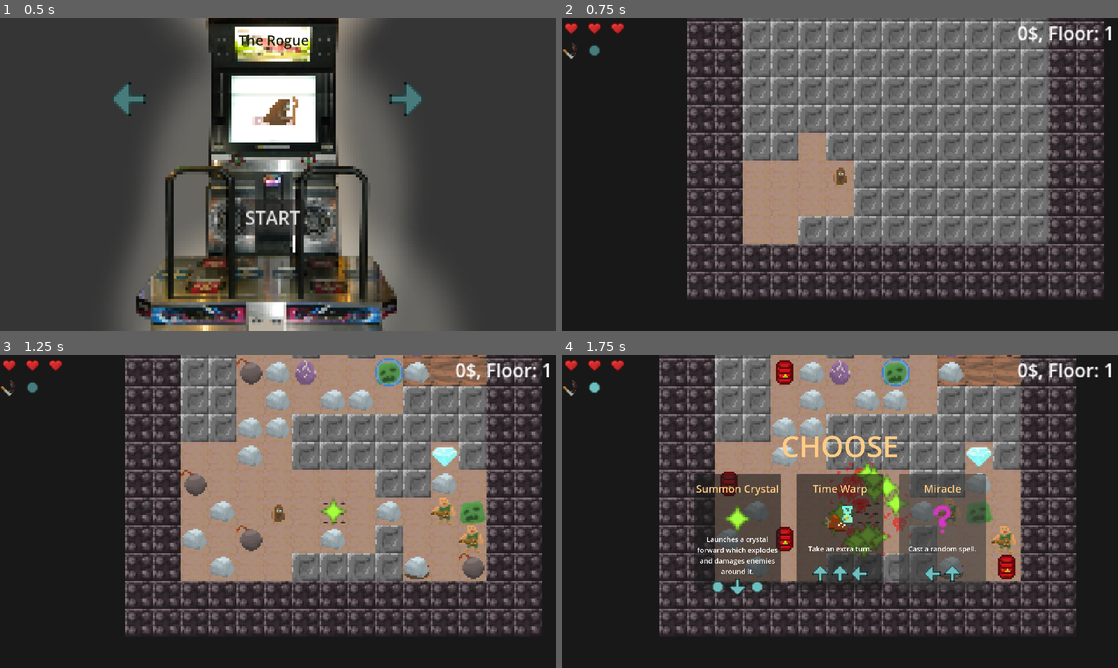
Above: before the commit, frames 1-4 (two rows, left to right).
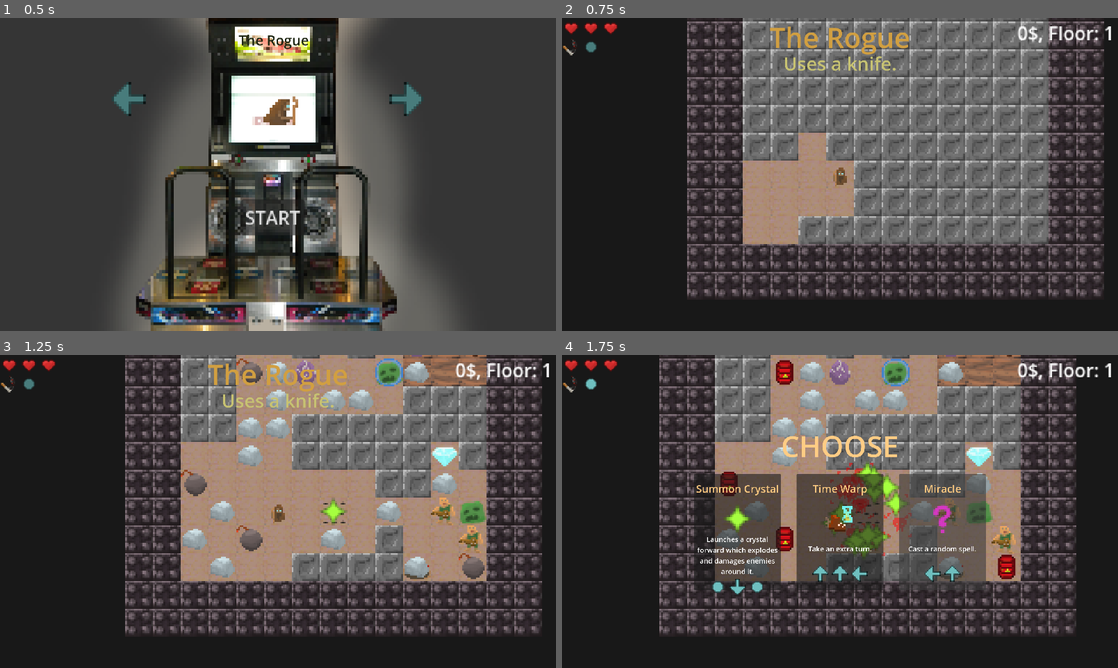
Above: after the commit, the same moments.

Repository: beppep/newDanceMage
Game: Godot game, scene res://scenes/character_select.tscn
Same seed, same stepped clock (60 frames per second), same inputs: the game is played once before the commit and once after it.
Inputs (mouse positions are in pixels of both pictures, inside the frame that each line leads up to):
- Up to frame 1 (0.5 s): no input
- Up to frame 2 (0.75 s): click "START" at 0.5 s
- Up to frame 3 (1.25 s): no input
- Up to frame 4 (1.75 s): move the mouse to (962, 495) at 1.27 s; hold Right (move_right) from 1.28 s (still down); tap Space (move_nowhere) at 1.35 s; click (962, 495) at 1.42 s

Frame 1 is identical in both runs. In frame 2, 1.2% of the frame differs, in the area x 0-63%, y 1-17%; in frame 3, 1.2%; in frame 4, 0.3%.

Commit message:
item ui

Diff:
--- a/assets/resources/items/bomb_immune.tres
+++ b/assets/resources/items/bomb_immune.tres
@@ -1,6 +1,6 @@
 [gd_resource type="Resource" script_class="ItemResource" load_steps=3 format=3 uid="uid://ie51qadvvrkr"]
 
-[ext_resource type="Texture2D" uid="uid://b83rq3o5syv10" path="res://assets/sprites/units/tnt2.png" id="1_kn7gf"]
+[ext_resource type="Texture2D" uid="uid://dbhu7yxoqeivh" path="res://assets/sprites/items/bomb_immune.png" id="1_kn7gf"]
 [ext_resource type="Script" uid="uid://bql1e6egobbiv" path="res://scripts/ItemResource.gd" id="2_415jc"]
 
 [resource]
--- a/assets/resources/items/heart.tres
+++ b/assets/resources/items/heart.tres
@@ -9,4 +9,5 @@
 dev_name = "heart"
 image = ExtResource("1_ib0hp")
 description = "Gain an additional heart."
+stackable = true
 metadata/_custom_type_script = "uid://bql1e6egobbiv"
--- /dev/null
+++ b/assets/resources/items/recipe_shuffler.tres
@@ -0,0 +1,13 @@
+[gd_resource type="Resource" script_class="ItemResource" load_steps=3 format=3 uid="uid://bxf7af4jb8ew"]
+
+[ext_resource type="Texture2D" uid="uid://ch316qilrxdui" path="res://assets/sprites/items/enigma.png" id="1_u3hlc"]
+[ext_resource type="Script" uid="uid://bql1e6egobbiv" path="res://scripts/ItemResource.gd" id="2_kq587"]
+
+[resource]
+script = ExtResource("2_kq587")
+name = "Enigma"
+dev_name = "recipe_shuffler"
+image = ExtResource("1_u3hlc")
+description = "Shuffles Your Dances."
+stackable = true
+metadata/_custom_type_script = "uid://bql1e6egobbiv"
--- a/assets/resources/spells/fireball_spell.tres
+++ b/assets/resources/spells/fireball_spell.tres
@@ -9,10 +9,6 @@
 script = ExtResource("2_rs7kg")
 metadata/_custom_type_script = "uid://val26tm8c0s5"
 
-[sub_resource type="Resource" id="Resource_0bs5b"]
-script = ExtResource("2_rs7kg")
-metadata/_custom_type_script = "uid://val26tm8c0s5"
-
 [resource]
 script = ExtResource("1_eoktn")
 name = "Fireball"
@@ -20,5 +16,5 @@
 description = "Shoot a fireball forwards."
 dance_length = 2
 spell_script = ExtResource("1_4wxvt")
-recipe = Array[ExtResource("2_rs7kg")]([SubResource("Resource_rs7kg"), SubResource("Resource_0bs5b")])
+recipe = Array[ExtResource("2_rs7kg")]([SubResource("Resource_rs7kg")])
 metadata/_custom_type_script = "uid://bol1wrrtmnshn"
--- a/scenes/main_ui.tscn
+++ b/scenes/main_ui.tscn
@@ -17,6 +17,14 @@
 
 [sub_resource type="LabelSettings" id="LabelSettings_e6fyy"]
 font_size = 48
+
+[sub_resource type="LabelSettings" id="LabelSettings_scoti"]
+font_size = 96
+font_color = Color(0.82, 0.62197, 0.2542, 1)
+
+[sub_resource type="LabelSettings" id="LabelSettings_i1gbh"]
+font_size = 64
+font_color = Color(0.78039217, 0.7607843, 0.44705883, 1)
 
 [node name="CanvasLayer" type="CanvasLayer"]
 script = ExtResource("1_2ppmm")
@@ -144,7 +152,7 @@
 [node name="cost" type="Label" parent="Shop/UpgradeButton/VBoxContainer"]
 custom_minimum_size = Vector2(100, 100)
 layout_mode = 2
-text = "$10"
+text = "Click an arrow"
 label_settings = SubResource("LabelSettings_e6fyy")
 horizontal_alignment = 1
 vertical_alignment = 1
@@ -211,7 +219,7 @@
 [node name="cost" type="Label" parent="Shop/UpgradeButton2/VBoxContainer"]
 custom_minimum_size = Vector2(100, 100)
 layout_mode = 2
-text = "$10"
+text = "to see the price."
 label_settings = SubResource("LabelSettings_e6fyy")
 horizontal_alignment = 1
 vertical_alignment = 1
@@ -227,5 +235,56 @@
 mouse_filter = 2
 texture = ExtResource("3_e6fyy")
 
+[node name="PickupInfo" type="Control" parent="."]
+layout_mode = 3
+anchors_preset = 5
+anchor_left = 0.5
+anchor_right = 0.5
+offset_left = -300.0
+offset_right = 300.0
+offset_bottom = 200.0
+grow_horizontal = 2
+
+[node name="PickupName" type="Label" parent="PickupInfo"]
+layout_mode = 1
+anchors_preset = 5
+anchor_left = 0.5
+anchor_right = 0.5
+offset_left = -242.0
+offset_right = 242.0
+offset_bottom = 88.0
+grow_horizontal = 2
+text = "Some Cool Item"
+label_settings = SubResource("LabelSettings_scoti")
+horizontal_alignment = 1
+
+[node name="PickupDescription" type="Label" parent="PickupInfo"]
+layout_mode = 1
+anchors_preset = 7
+anchor_left = 0.5
+anchor_top = 1.0
+anchor_right = 0.5
+anchor_bottom = 1.0
+offset_left = -330.5
+offset_top = -88.0
+offset_right = 330.5
+grow_horizontal = 2
+grow_vertical = 0
+text = "Does something cool."
+label_settings = SubResource("LabelSettings_i1gbh")
+horizontal_alignment = 1
+vertical_alignment = 1
+
+[node name="Items" type="GridContainer" parent="."]
+custom_minimum_size = Vector2(128, 128)
+anchors_preset = 1
+anchor_left = 1.0
+anchor_right = 1.0
+offset_left = -128.0
+offset_top = 100.0
+offset_bottom = 228.0
+grow_horizontal = 0
+columns = 3
+
 [connection signal="pressed" from="Shop/UpgradeButton/Button" to="." method="_on_upgrade_button_pressed"]
 [connection signal="pressed" from="Shop/UpgradeButton2/Button" to="." method="_on_upgrade_button_2_pressed"]
--- a/scripts/ItemResource.gd
+++ b/scripts/ItemResource.gd
@@ -9,6 +9,7 @@
 @export var description: String = "Does something cool"
 @export var price: int = 4
 @export var pickup_script: Script
+@export var stackable = false
 
 func pickup(player : Player): #useless?
 	player.items[name] = player.items.get(dev_name, 0) + 1
--- a/scripts/item.gd
+++ b/scripts/item.gd
@@ -2,6 +2,8 @@
 class_name Item
 
 @onready var world : World = $"/root/World"
+
+#signal item_picked_up #how to connect for each new item? using coupling instead as usual lol.
 
 var item_resource : ItemResource
 var tween: Tween
@@ -16,12 +18,24 @@
 
 
 
-
 func pick_up(_player : Player):
-	get_path()
+	#get_path()
 	_player.items[item_resource.dev_name] = _player.items.get(item_resource.dev_name, 0) + 1
+	_player.displayed_items.append(item_resource)
 	match item_resource.dev_name:
 		"heart":
 			_player.max_health += 1
 			_player.health += 1
+			_player.health_changed.emit()
+		"recipe_shuffler":
+			var _all_recipes = []
+			for spell in _player.spell_book:
+				_all_recipes.append(spell.recipe)
+			_all_recipes.shuffle()
+			for spell in _player.spell_book:
+				spell.recipe = _all_recipes.pop_back()
+			world.main_ui._on_spells_changed()
+
+	#item_picked_up.emit(item_resource)
+	world.main_ui._on_item_picked_up(item_resource)
 	queue_free()
--- a/scripts/items.gd
+++ b/scripts/items.gd
@@ -3,7 +3,7 @@
 
 @onready var world = get_parent()
 
-const ALL_ITEM_PATHS : Array = [
+var ALL_ITEM_PATHS : Array = [
 	"res://assets/resources/items/bomb_immune.tres",
 	"res://assets/resources/items/exploding_rocks.tres",
 	"res://assets/resources/items/heart.tres",
@@ -11,6 +11,7 @@
 	"res://assets/resources/items/walk_damage.tres",
 	"res://assets/resources/items/strange_spoon.tres",
 	"res://assets/resources/items/metal_shoe.tres",
+	"res://assets/resources/items/recipe_shuffler.tres",
 ]
 
 
@@ -31,11 +32,17 @@
 
 
 func spawn_random_item_at(loc):
-	var item_resource: ItemResource = load(ALL_ITEM_PATHS.pick_random())
+	var item_path = ALL_ITEM_PATHS.pick_random()
+	var item_resource: ItemResource = load(item_path)
 	var item_node = Item.new()
 	item_node.item_resource = item_resource
 	var sprite_node = Sprite2D.new()
+	sprite_node.texture = item_resource.image
+	item_node.position = World.loc_to_pos(loc)
+	item_node.location = loc
 	item_node.add_child(sprite_node)
-	sprite_node.texture = item_resource.image
-	item_node.location = loc
 	add_child(item_node)
+
+	if not item_resource.stackable:
+		ALL_ITEM_PATHS.erase(item_path)
+		#print("remianing items : ", ALL_ITEM_PATHS.size())
--- a/scripts/main_scene.gd
+++ b/scripts/main_scene.gd
@@ -5,6 +5,7 @@
 
 @onready var units: Units = $Level/Units
 @onready var items: Items = $Items
+@onready var main_ui: MainUI = $MainUI
 @onready var wall_tilemap : TileMapLayer = $Level/TileMapLayerWalls
 @onready var floor_tilemap : TileMapLayer = $Level/TileMapLayerFloor
 @onready var ground_tilemap : TileMapLayer = $Level/TileMapLayerGround
@@ -30,6 +31,8 @@
 	for child in units.get_children():
 		if child != player:
 			child.queue_free()
+	for item in items.get_children():
+		item.queue_free()
 
 	$map_generator.generate_map()
 	#units.start() # DONT!! Then it will run multiple instances of turn order (!!?!)
--- a/scripts/main_ui.gd
+++ b/scripts/main_ui.gd
@@ -5,8 +5,10 @@
 @onready var player: Player = $"/root/World/Level/Units/Player"
 @onready var health_container := $VBoxContainer/Health
 @onready var spell_container := $VBoxContainer/Spells
+@onready var item_container := $Items
 @onready var upgrade_button := $Shop/UpgradeButton
 @onready var damage_flash := $DamageFlash
+@onready var pickup_info = $PickupInfo
 
 
 @onready var spell_card_scene := preload("res://scenes/spell_card.tscn")
@@ -21,6 +23,8 @@
 const wildcard_arrow_texture := preload("res://assets/sprites/ui/wildcard.png")
 const dark_wildcard_arrow_texture := preload("res://assets/sprites/ui/darkwildcard.png")
 
+const UI_TILE_SIZE = 64
+
 var arrow_textures
 var dark_arrow_textures
 
@@ -31,7 +35,6 @@
 
 # Called when the node enters the scene tree for the first time.
 func _ready() -> void:
-
 
 	arrow_textures = [arrow_texture]
 	dark_arrow_textures = [dark_arrow_texture]
@@ -52,7 +55,8 @@
 
 	_on_health_changed()
 	_on_spells_changed()
-	$VBoxContainer.scale = Vector2(4, 4)
+	#$VBoxContainer.scale = Vector2(4, 4)
+	#item_container.scale = Vector2(4, 4)
 
 
 func show_card_reward(spells, recipes):
@@ -84,15 +88,22 @@
 	for i in range(player.max_health):
 		var heart = TextureRect.new()
 		heart.texture = heart_texture if i < player.health else dark_heart_texture
-		heart.expand_mode = TextureRect.EXPAND_KEEP_SIZE
-		heart.stretch_mode = TextureRect.STRETCH_KEEP_ASPECT_CENTERED
+		heart.custom_minimum_size = Vector2i(UI_TILE_SIZE,UI_TILE_SIZE)
 		health_container.add_child(heart)
 	if player.shield:
 		var shield = TextureRect.new()
 		shield.texture = SHIELD_TEXTURE
-		shield.expand_mode = TextureRect.EXPAND_KEEP_SIZE
-		shield.stretch_mode = TextureRect.STRETCH_KEEP_ASPECT_CENTERED
+		shield.custom_minimum_size = Vector2i(UI_TILE_SIZE,UI_TILE_SIZE)
 		health_container.add_child(shield)
+
+func _on_items_changed():
+	for child in item_container.get_children():
+		child.queue_free()
+	for item_res in player.displayed_items:
+		var item = TextureRect.new()
+		item.texture = item_res.image
+		item.custom_minimum_size = Vector2i(UI_TILE_SIZE,UI_TILE_SIZE)
+		item_container.add_child(item)
 
 func _on_spells_changed(shop_version = false):
 	"""
@@ -111,8 +122,8 @@
 
 		var spell_icon = TextureButton.new()
 		spell_icon.texture_normal = player.spell_book[i].image
-		#spell_icon.expand_mode = TextureRect.EXPAND_KEEP_SIZE
-		#spell_icon.stretch_mode = TextureRect.STRETCH_KEEP_ASPECT_CENTERED
+		spell_icon.custom_minimum_size = Vector2i(UI_TILE_SIZE,UI_TILE_SIZE)
+		spell_icon.stretch_mode = TextureButton.STRETCH_KEEP_ASPECT_CENTERED
 		spell_HBox.add_child(spell_icon)
 
 		var alignment = player.check_recipe_alignment(player.spell_book[i])
@@ -139,6 +150,7 @@
 
 			if x==alignment-1 and not shop_version:
 				flash_icon(arrow)
+			arrow.custom_minimum_size = Vector2i(UI_TILE_SIZE,UI_TILE_SIZE)
 			arrow.stretch_mode = TextureButton.STRETCH_KEEP_ASPECT_CENTERED
 			spell_HBox.add_child(arrow)
 			arrow.pressed.connect(_on_arrow_icon_pressed.bind(i, x))
@@ -195,7 +207,11 @@
 			_on_health_changed()
 
 
-
+func _on_item_picked_up(item_resource : ItemResource):
+	pickup_info.get_node("PickupName").text = item_resource.name
+	pickup_info.get_node("PickupDescription").text = item_resource.description
+	pickup_info.show()
+	_on_items_changed()
 
 func flash_damage():
 	damage_flash.visible = true
--- a/scripts/map_generation.gd
+++ b/scripts/map_generation.gd
@@ -97,7 +97,7 @@
 	_create_unit_at(Vector2i(1,0), knight_scene)
 	_create_unit_at(Vector2i(2,0), bishop_scene)
 	_create_unit_at(Vector2i(3,0), rook_scene)
-	# here is the staircase aka king
+	_create_unit_at(Vector2i(4,0), chest_scene)
 	_create_unit_at(Vector2i(5,0), bishop_scene)
 	_create_unit_at(Vector2i(6,0), knight_scene)
 	_create_unit_at(Vector2i(7,0), rook_scene)
@@ -124,6 +124,8 @@
 
 	var PLAYER_SPAWN = Vector2i(randi_range(-ARENA_SIZE,ARENA_SIZE), randi_range(-1,1)*ARENA_SIZE)
 	world.player.teleport_to(PLAYER_SPAWN)
+
+	_create_unit_at(Vector2i(randi_range(-ARENA_SIZE, ARENA_SIZE), -ARENA_SIZE), chest_scene)
 
 	# EGGS
 	var random_pos = Vector2i(randi_range(-ARENA_SIZE, ARENA_SIZE), randi_range(-ARENA_SIZE, ARENA_SIZE))
@@ -233,7 +235,7 @@
 	randomwalk_loc = _find_wall(MAPSIZE_X, MAPSIZE_Y)
 	randomwalk_to_air(randomwalk_loc, MAPSIZE_X, MAPSIZE_Y)
 	_paint_area(wall_tilemap, randomwalk_loc+Vector2i(-1,-1), randomwalk_loc+Vector2i(1,1), -1)
-	if world.current_floor < 2 or randf()<0.5:
+	if world.current_floor <= 2 or randf()<0.5:
 		_create_unit_at(randomwalk_loc, crystal_scene) # after putting air
 	else:
 		_create_unit_at(randomwalk_loc, chest_scene)
@@ -323,17 +325,12 @@
 			random_room_pos = Vector2i(randi_range(-MAPSIZE_X+1, MAPSIZE_Y-1), randi_range(-MAPSIZE_X+1, MAPSIZE_Y-1))
 		_create_spell_room(random_room_pos)
 
-	# STARTING ROOM
-	#_create_room(Vector2i(-2,-2),Vector2i(2,2))
-	#wall_tilemap.set_cell(Vector2i(2, 0), -1 , Vector2i(0, 0))
-	#_paint_area(wall_tilemap, Vector2i(1, 0), Vector2i(4, 0), -1)
-	#_create_rock_at(Vector2i(2, 0))
 	print(world.player.location)
 	_paint_area(wall_tilemap, world.player.location + Vector2i(-1, -1), world.player.location + Vector2i(1, 1), -1)
 
 	# ROCKS
 	var random_pos
-	for i in range(MAPSIZE_X**2):
+	for i in range(MAPSIZE_X):
 		random_pos = Vector2i(randi_range(-MAPSIZE_X, MAPSIZE_X), randi_range(-MAPSIZE_Y, MAPSIZE_Y))
 		if (random_pos-PLAYER_SPAWN).length() > 1:
 			_create_unit_at(random_pos, rock_scene)
@@ -351,11 +348,11 @@
 		random_pos = Vector2i(randi_range(-MAPSIZE_X, MAPSIZE_X), randi_range(-MAPSIZE_Y, 0))
 	ground_tilemap.set_cell(random_pos, tile_ids["STAIRS"] , Vector2i(0, 0))
 
-	# DIAMOND
+	# CHEST
 	random_pos = Vector2i(randi_range(-MAPSIZE_X, MAPSIZE_X), randi_range(-MAPSIZE_Y, 0))
 	while not world.is_empty(random_pos) or Vector2(random_pos - world.player.location).length()<MAPSIZE_Y*0.7:
 		random_pos = Vector2i(randi_range(-MAPSIZE_X, MAPSIZE_X), randi_range(-MAPSIZE_Y, 0))
-	floor_tilemap.set_cell(random_pos, tile_ids["DIAMOND"] , Vector2i(0, 0))
+	_create_unit_at(random_pos, chest_scene)
 
 func _create_borders(start_x, end_x, start_y, end_y):
 	_paint_area(wall_tilemap, Vector2i(start_x-2,start_y-2),Vector2i(start_x-1,end_y+2), tile_ids["OBSIDIAN"]) # left wall
--- a/scripts/player.gd
+++ b/scripts/player.gd
@@ -2,6 +2,8 @@
 class_name Player
 
 var stab_spell = load("res://assets/resources/spells/stab_spell.tres")
+
+const CHEAT = 0
 
 var locked_spell_paths : Array[String] = [ # i had issues trying to keep the spellresources in a typed array. for some reason preload returns like a weird reference instead of a SpellResource
 	"res://assets/resources/spells/beamstar_spell.tres",
@@ -29,11 +31,13 @@
 
 var buffered_input = null
 var move_history: Array[Vector2i] = []
+var spell_book_max = 8 # not implemented
 #var recipe_book: Array = [Globals.selected_character.starting_dance]
 var spell_book: Array[SpellResource] = [Globals.selected_character.starting_spell.duplicate()]
 #var upgrade_count_book = [0]
 var diamonds = 0
-var items = {"walk_damage":0, "push":0, "four_way_shot":0}
+var items = {}
+var displayed_items = [] # maybe there should only be one items list, but having the dictionary can be handy for now...
 
 var extra_turn = 0
 
@@ -47,11 +51,11 @@
 		anim = $"armadillo"
 		anim.show()
 
-	# debugging locked_spell_resources having weird references instead of SpellResources
-	#var fireball_spell = load(locked_spell_resources[1]
-	#print(fireball_spell, fireball_spell is SpellResource) # no
-	#fireball_spell = load("res://assets/resources/spells/fireball_spell.tres")
-	#print(fireball_spell, fireball_spell is SpellResource) #yes
+	# semi jank stuff thats still nice for now:
+	spell_book[0].upgrade_count = 9 # upgrading starting spell should not be allowed?
+	await get_tree().process_frame
+	world.main_ui.pickup_info.get_node("PickupName").text = Globals.selected_character.name # starting character name and descr.
+	world.main_ui.pickup_info.get_node("PickupDescription").text = Globals.selected_character.description
 
 
 
@@ -99,15 +103,18 @@
 			visual_armadillo_curl()
 
 func process_turn():
+	if CHEAT:
+		health = 3
 	while buffered_input == null:
 		await get_tree().create_timer(1.0 / 100.0).timeout # let other stuff run while waiting
+	world.main_ui.pickup_info.hide() # shown if you picked up an item last turn.
 
 	update_animation(buffered_input)
 	move_history.append(buffered_input)
 	if buffered_input!=Vector2i.ZERO:
 		var _did_walk_damage_to_something = false
 		if not world.is_empty(location + buffered_input): # someone in the way?
-			if items.get("push", 0):
+			if items.get("push",0):
 				push_units(location, buffered_input)
 		if world.is_empty(location + buffered_input):
 			location += buffered_input
@@ -118,8 +125,8 @@
 			tween.tween_property(self, "position", new_position, 0.1)
 			tween.tween_property(self, "position", World.loc_to_pos(location), 0.1)
 
-			if items.get("walk_damage"):
-				world.deal_damage_at(location + buffered_input)
+			if items.get("walk_damage",0)>0:
+				world.deal_damage_at(location + buffered_input, items.get("walk_damage",0))
 
 	buffered_input = null
 
--- a/scripts/unit.gd
+++ b/scripts/unit.gd
@@ -17,6 +17,7 @@
 		shield = val
 		print(self)
 		shield_indicator.visible = (val > 0)
+		health_changed.emit()
 		queue_redraw()
 var max_health := 1:
 	set(val):
--- a/scripts/units/enemy.gd
+++ b/scripts/units/enemy.gd
@@ -170,5 +170,5 @@
 	super()
 	#if randf() < 0.9:
 	#	world.floor_tilemap.set_cell(location, 2, Vector2i(0,0))
-	if randf() < 0.1:
+	if randf() < 0.1 and world.floor_tilemap.get_cell_source_id(location)==-1:
 		world.floor_tilemap.set_cell(location, 1, Vector2i(0,0)) # heart
--- a/scripts/units/ghost.gd
+++ b/scripts/units/ghost.gd
@@ -6,7 +6,7 @@
 
 
 func do_move():
-	var offset = ALL_DIRECTIONS.pick_random()
+	var offset = CARDINAL_DIRECTIONS.pick_random()
 	move_to(location + offset)
 
 func get_possible_targets() -> Array[Vector2i]:
--- a/scripts/units/rook.gd
+++ b/scripts/units/rook.gd
@@ -8,7 +8,7 @@
 func do_move():
 	var offset = CARDINAL_DIRECTIONS.pick_random()
 	if not world.is_empty(location + offset):
-		offset = DIAGONAL_DIRECTIONS.pick_random() # 2 tries
+		offset = CARDINAL_DIRECTIONS.pick_random() # 2 tries
 	move_in_direction(offset)
 
 func get_possible_targets() -> Array[Vector2i]:
Not shown: 1 places in assets/resources/spells/fireball_spell.tres that only renumber resources
Binary file added: assets/sprites/items/bomb_immune.png
Binary file changed: assets/sprites/items/enigma.png
Binary file removed: assets/sprites/items/exploding_rocks.png
Not shown: 1 places in scenes/main_ui.tscn that only renumber resources
